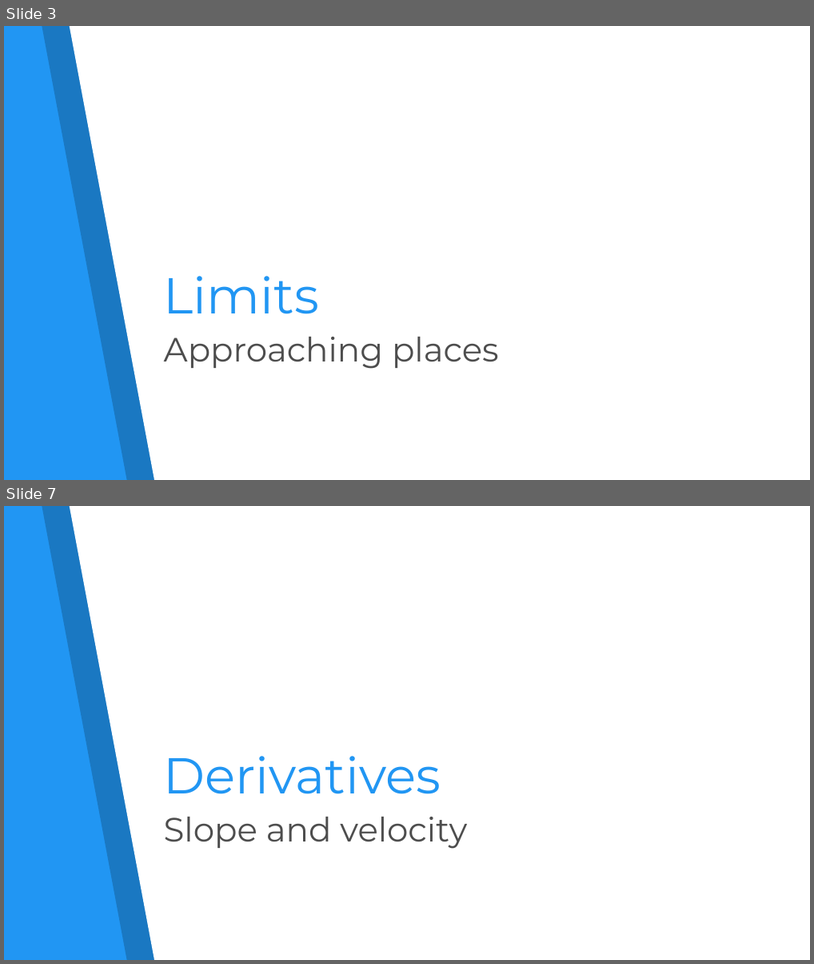
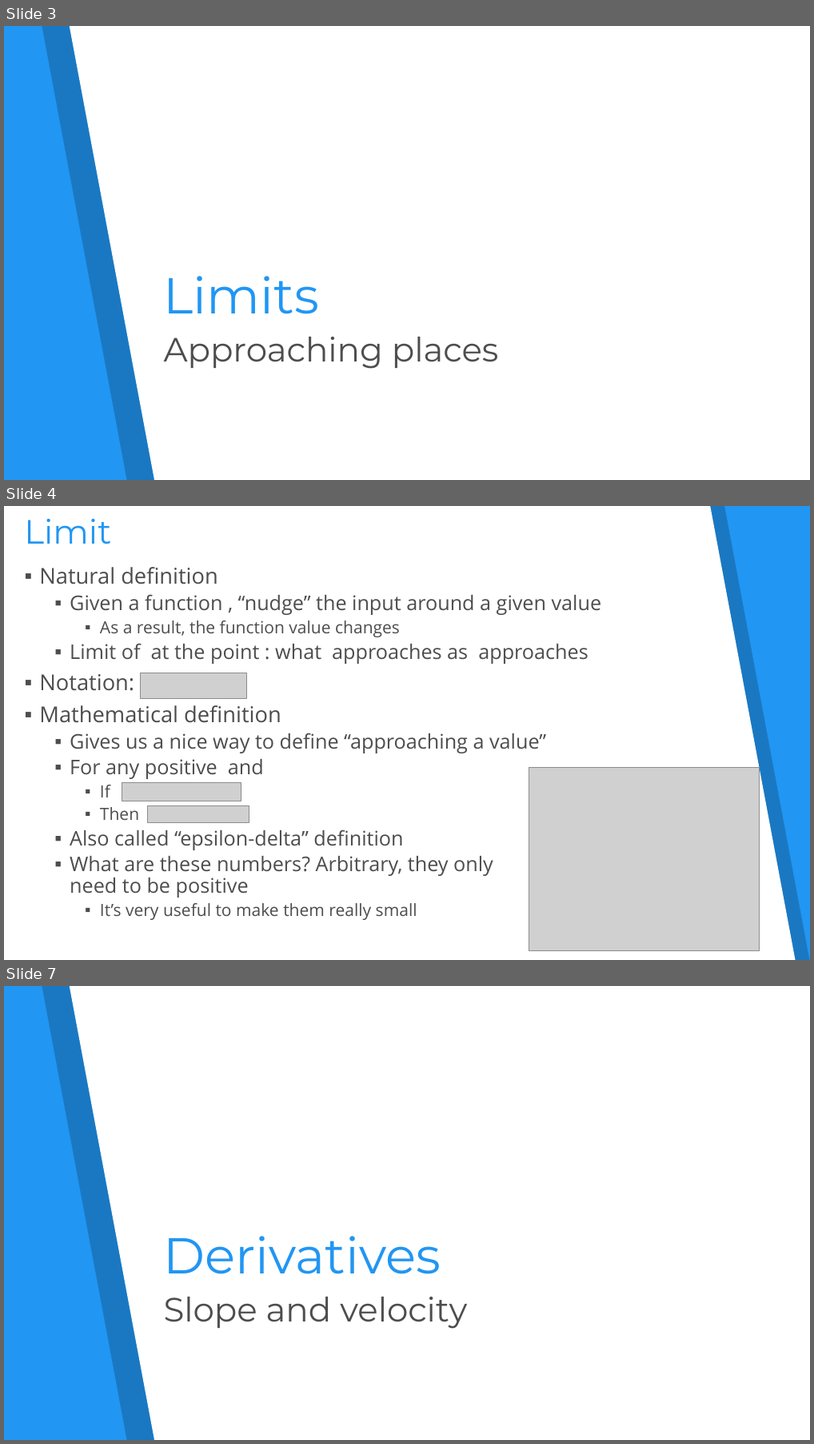
Before and after one commit to aquaruiz/Math_Concepts, a slide deck: 08. Calculus-Exercise/07. Calculus.pptx. Shown one above the other, each under a label of ours: slides 3 and 7 before the commit, slides 3, 4 and 7 after it; the slides between them are not shown. The pictures are 814x964 and 814x1444 pixels, drawn with LibreOffice and Linux fonts; fonts in the diff are those of the drawing; grey boxes stand for pictures. Boxes give left, top, right and bottom in pixels: in the first picture for what was removed or moved away, otherwise in the second. Text is boxed around its words. In the diff, an @@ line names an element or a change of style, - is before the commit and + after.

```diff
--- a/08. Calculus-Exercise/07. Calculus.pptx
+++ b/08. Calculus-Exercise/07. Calculus.pptx
@@ slide 4 added at (4,506,810,960), background #2196F3 @@
@@ freeform shape added at (4,506,810,960), fill #000000 at 20% opacity @@
@@ freeform shape added at (4,506,796,960), fill #FFFFFF @@
@@ text added at (24,519,111,544), 40 pt, text #2196F3 @@
+Limit
@@ text added at (39,567,602,920), 24 pt, text #4D4D4D @@
+▪ Natural definition
+  ▪ Given a function , “nudge” the input around a given value
+    ▪ As a result, the function value changes
+  ▪ Limit of at the point : what approaches as approaches
+▪ Notation:
+▪ Mathematical definition
+  ▪ Gives us a nice way to define “approaching a value”
+  ▪ For any positive and
+    ▪ If
+    ▪ Then
+  ▪ Also called “epsilon-delta” definition
+  ▪ What are these numbers? Arbitrary, they only
+    need to be positive
+    ▪ It’s very useful to make them really small
@@ picture added at (141,673,246,698) @@
@@ picture added at (529,768,760,951) @@
@@ picture added at (122,782,241,800) @@
@@ picture added at (148,805,250,822) @@
```
Also in this commit, not shown: 19 slides changed, 5 other slides added, 6 slides removed.
